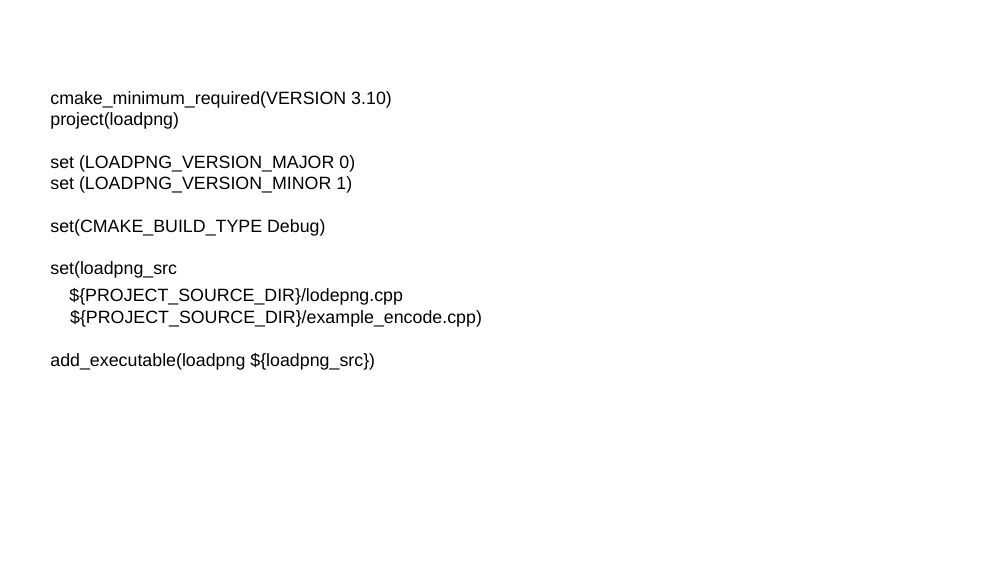
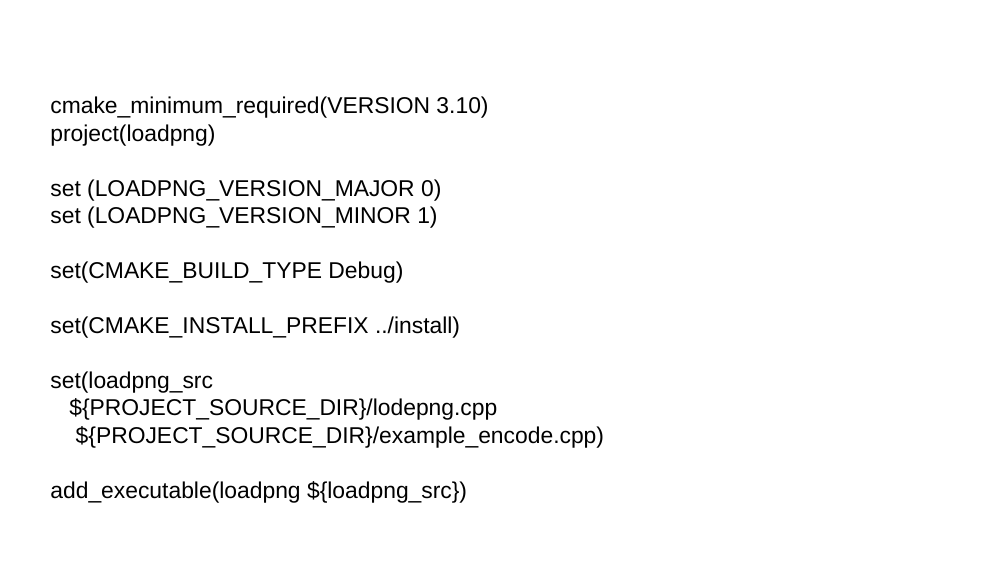
Before and after one commit to dynamic-cast/cmake-101, a slide deck: slide 11 of slides/dynamic_cast-CMake-101.odp (slide 10 before the commit). Drawn at 1008x567 pixels with LibreOffice and Linux fonts; fonts in the diff are those of the drawing; background and template pictures are left out. Boxes give left, top, right and bottom in pixels: in the first picture for what was removed or moved away, otherwise in the second. Text is boxed around its words. In the diff, an @@ line names an element or a change of style, - is before the commit and + after.

```diff
--- a/slides/dynamic_cast-CMake-101.odp
+++ b/slides/dynamic_cast-CMake-101.odp
@@ subtitle at [50,96,604,503]: size 14 to 18 pt in "cmake_minimum_required(VERSION 3.10)", "project(loadpng)", "set (LOADPNG_VERSION_MAJOR 0)", "set (LOADPNG_VERSION_MINOR 1)" and 5 more places @@
@@ subtitle at [50,316,460,338]: paragraph added @@
+set(CMAKE_INSTALL_PREFIX ../install)
```
Also in this commit, not shown: 4 other slides changed, 2 slides added, 2 other files.
